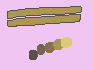
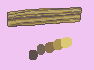
Comparing the layer stacks of the two (94, 70) images. Changes:
renamed "레이어 3" to "레이어 6", painted on it over bbox(7, 6, 82, 26)
removed layer "레이어 5" over bbox(8, 7, 82, 26)
